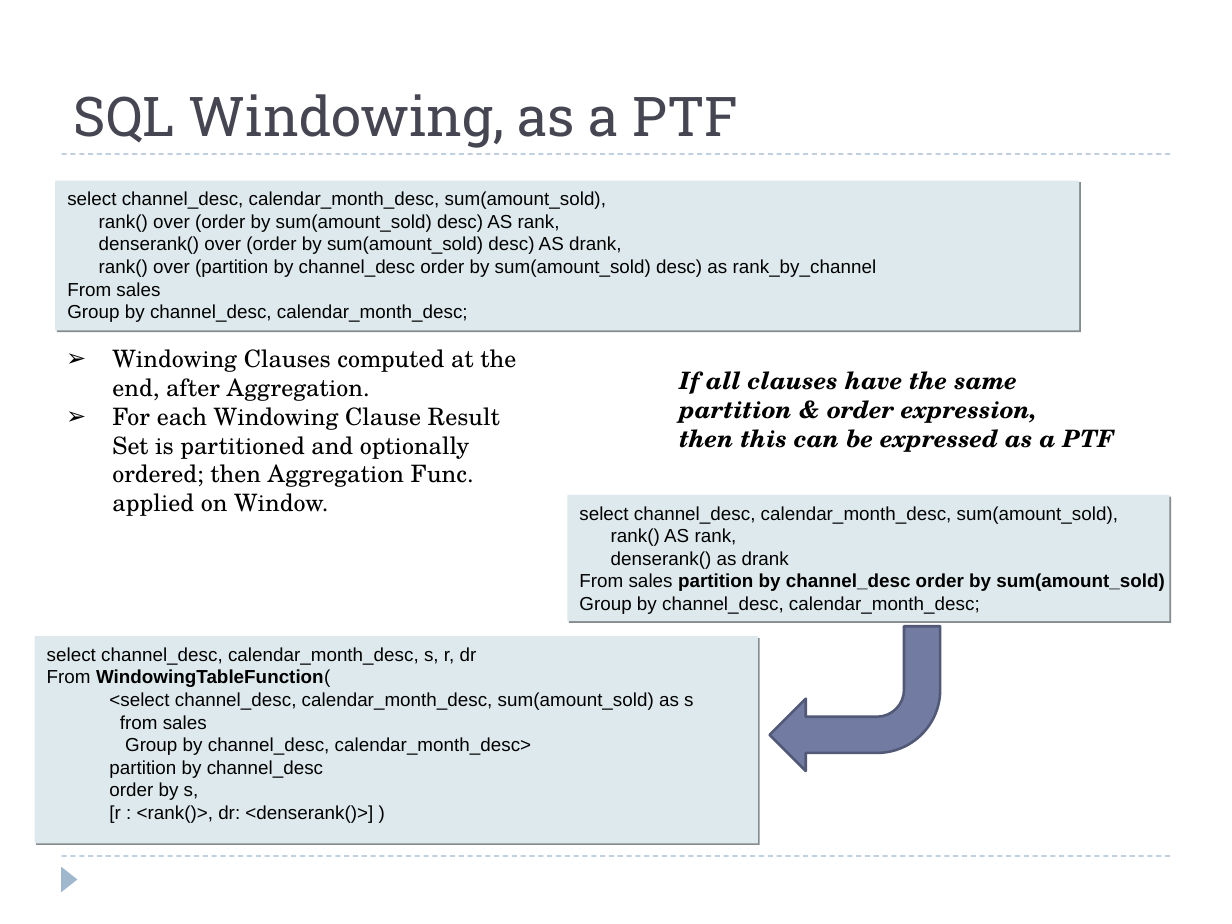
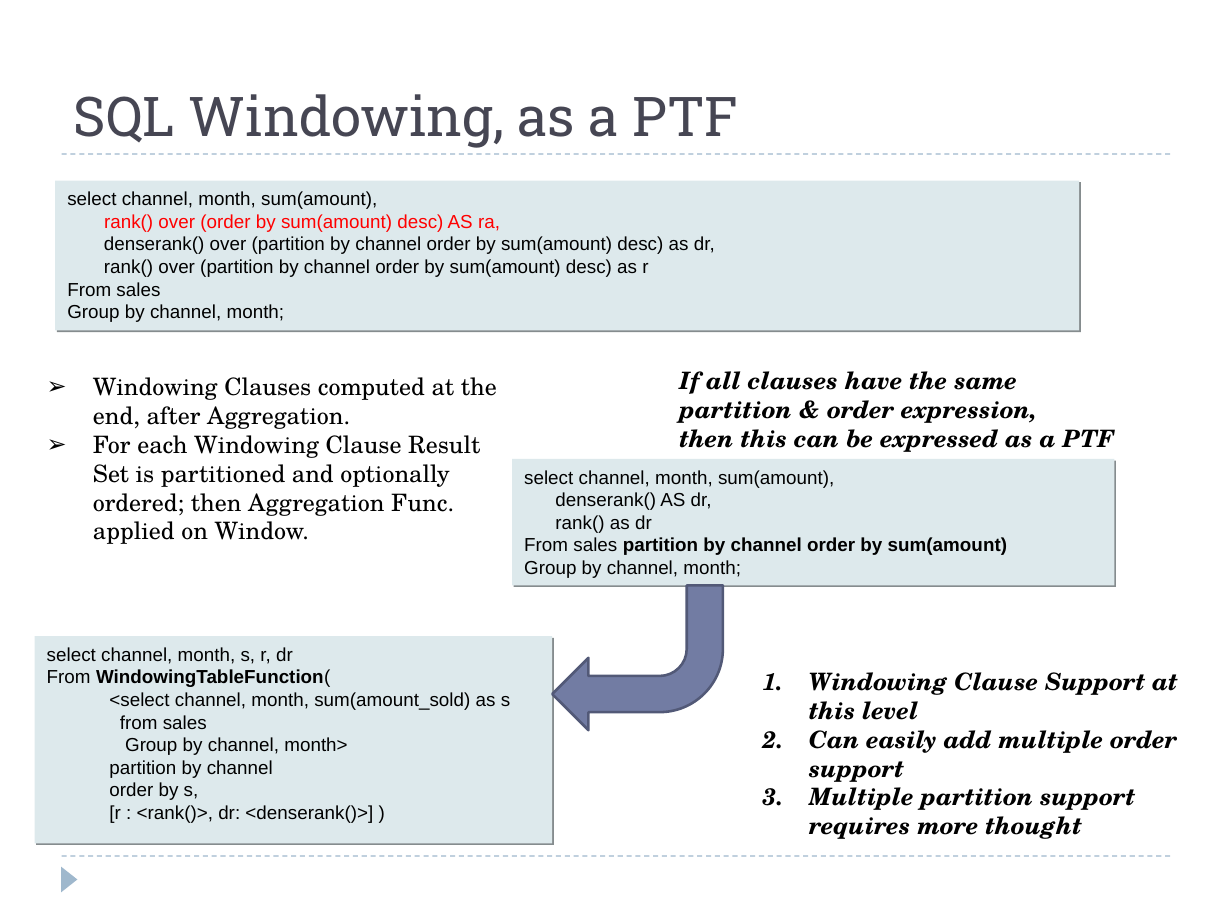
Before and after one commit to hbutani/SQLWindowing, a slide deck: slide 9 of docs/SQW.ppt. Drawn at 1232x924 pixels with LibreOffice and Linux fonts; fonts in the diff are those of the drawing. Boxes give left, top, right and bottom in pixels: in the first picture for what was removed or moved away, otherwise in the second. Text is boxed around its words. In the diff, an @@ line names an element or a change of style, - is before the commit and + after.

```diff
--- a/docs/SQW.ppt
+++ b/docs/SQW.ppt
@@ text in rectangle at <box>67,191,715,277</box>: text changed @@
-select channel_desc, calendar_month_desc, sum(amount_sold),
-rank() over (order by sum(amount_sold) desc) AS rank,
-denserank() over (order by sum(amount_sold) desc) AS drank,
-rank() over (partition by channel_desc order by sum(amount_sold) desc) as rank_by_channel
+select channel, month, sum(amount),
+rank() over (order by sum(amount) desc) AS ra,
+denserank() over (partition by channel order by sum(amount) desc) as dr,
+rank() over (partition by channel order by sum(amount) desc) as r
@@ text in rectangle at <box>67,304,285,322</box>: text changed @@
-Group by channel_desc, calendar_month_desc;
+Group by channel, month;
@@ text "Windowing Clauses computed at the ...": place and size @@
-text "Windowing Clauses computed at the ..." at <box>112,349,516,516</box>
+text "Windowing Clauses computed at the ..." at <box>93,377,497,544</box>
@@ rectangle "select channel, month, sum(amount),": place and size @@
-rectangle "select channel, month, sum(amount)," at <box>567,495,1169,622</box>
+rectangle "select channel, month, sum(amount)," at <box>513,460,1115,586</box>
@@ text in rectangle at <box>524,470,1007,578</box>: text changed @@
-select channel_desc, calendar_month_desc, sum(amount_sold),
-rank() AS rank,
-denserank() as drank
-From sales partition by channel_desc order by sum(amount_sold)
-Group by channel_desc, calendar_month_desc;
+select channel, month, sum(amount),
+denserank() AS dr,
+rank() as dr
+From sales partition by channel order by sum(amount)
+Group by channel, month;
@@ freeform shape: place and size @@
-freeform shape at <box>770,626,941,771</box>
+freeform shape at <box>552,585,723,731</box>
@@ rectangle "select channel, month, s, r, ...": place and size @@
-rectangle "select channel, month, s, r, ..." at <box>34,636,758,843</box>
+rectangle "select channel, month, s, r, ..." at <box>34,636,552,843</box>
@@ text in rectangle at <box>47,647,293,664</box>: text changed @@
-select channel_desc, calendar_month_desc, s, r, dr
+select channel, month, s, r, dr
@@ text added at <box>809,672,1178,839</box>, 14 pt, text #000000, bold, italic @@
+1. Windowing Clause Support at this level
+2. Can easily add multiple order support
+3. Multiple partition support requires more thought
@@ text in rectangle at <box>109,692,510,710</box>: text changed @@
-<select channel_desc, calendar_month_desc, sum(amount_sold) as s
+<select channel, month, sum(amount_sold) as s
@@ text in rectangle at <box>109,737,347,778</box>: text changed @@
-Group by channel_desc, calendar_month_desc>
-partition by channel_desc
+Group by channel, month>
+partition by channel
```
Also in this commit, not shown: 16 other slides changed, 5 slides added.
